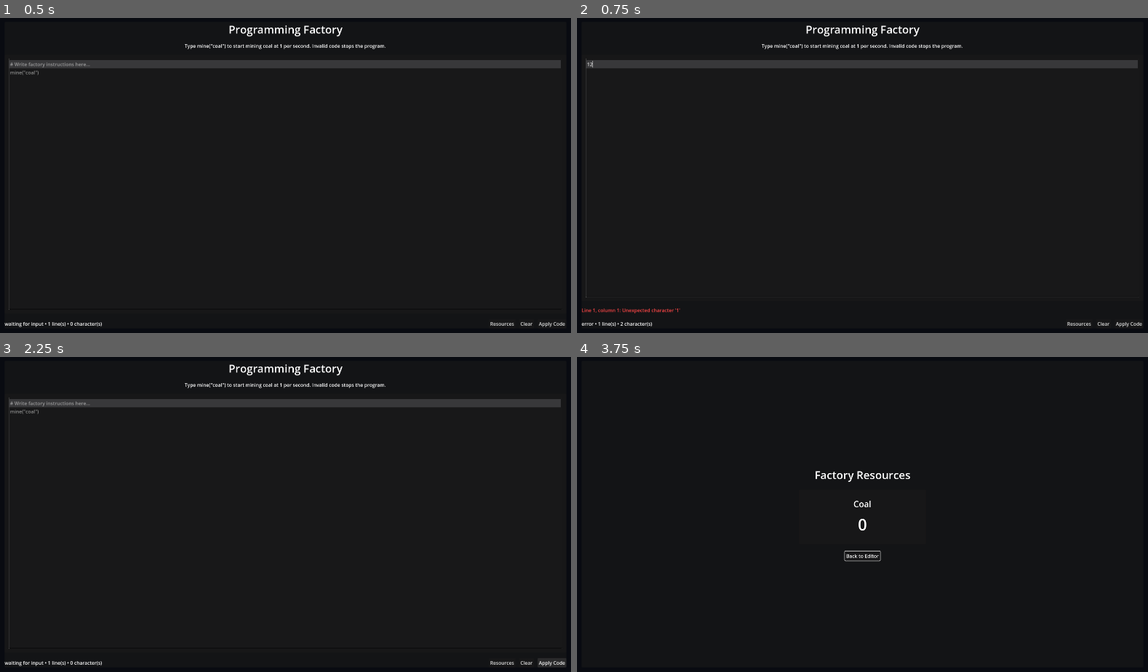
Above: before the commit, frames 1-4 (two rows, left to right).
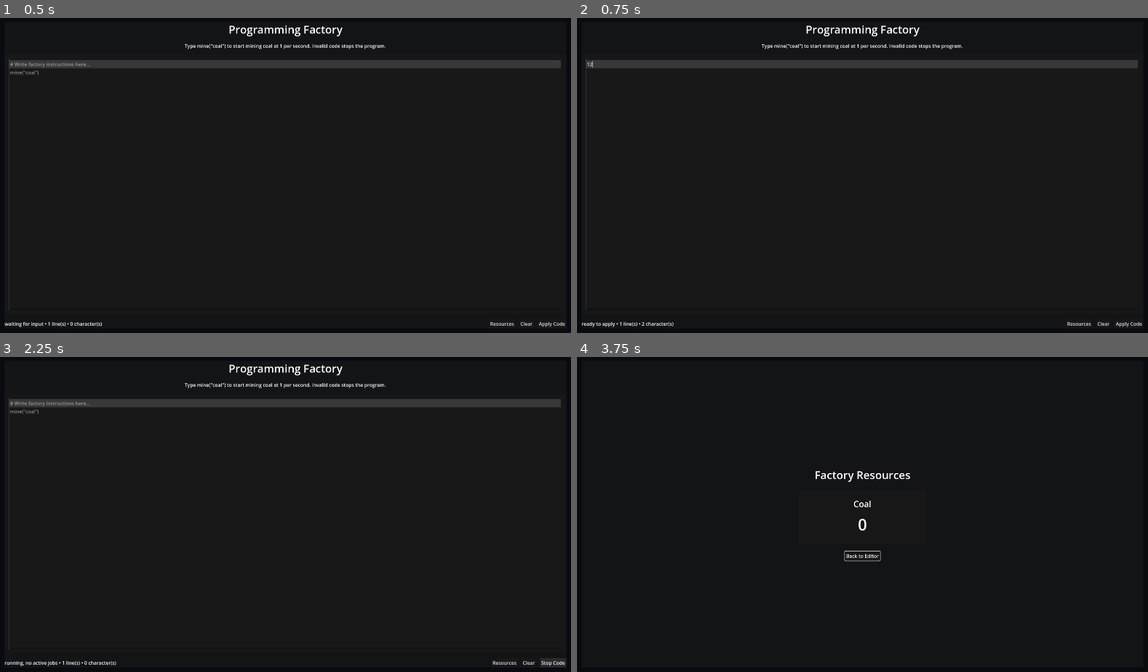
Above: after the commit, the same moments.

Repository: christiansteil/programming-factory
Game: Godot game, scene res://scenes/TypingScreen.tscn
Same seed, same stepped clock (60 frames per second), same inputs: the game is played once before the commit and once after it.
Inputs (mouse positions are in pixels of both pictures, inside the frame that each line leads up to):
- Up to frame 1 (0.5 s): no input
- Up to frame 2 (0.75 s): click (862, 184) at 0.52 s; type "12" at 0.6 s
- Up to frame 3 (2.25 s): click "Clear" at 1.25 s; click "Apply Code" at 2 s
- Up to frame 4 (3.75 s): click "Apply Code" (after the commit: "Stop Code") at 2.75 s; click "Resources" at 3.5 s

Frame 1 is identical in both runs. In frame 2, 0.3% of the frame differs, in the area x 0-19%, y 88-99%; in frame 3, 0.2%; in frame 4, nothing differs.

Commit message:
Toggle program execution from apply button

Diff:
--- a/scripts/GameState.gd
+++ b/scripts/GameState.gd
@@ -14,8 +14,10 @@
 		coal_changed.emit(coal)
 
 var current_source_code := ""
+var running_source_code := ""
 var active_jobs := {}
 var program_error := ""
+var is_program_running := false
 var _mine_tick_elapsed := 0.0
 
 var is_mining_coal: bool:
@@ -32,20 +34,32 @@
 		_mine_tick_elapsed -= 1.0
 		coal += 1
 
+func set_current_source_code(source_code: String) -> void:
+	current_source_code = source_code
+	if not is_program_running and program_error != "":
+		program_error = ""
+		program_changed.emit(false, program_error)
+
 func apply_program(source_code: String) -> void:
 	current_source_code = source_code
 
 	var parse_result := ProgramInterpreter.parse(source_code)
 	if not parse_result["is_valid"]:
-		active_jobs.clear()
+		_stop_active_jobs()
 		program_error = parse_result["error_message"]
-		_mine_tick_elapsed = 0.0
 		program_changed.emit(false, program_error)
 		return
 
+	running_source_code = source_code
 	active_jobs = _commands_to_active_jobs(parse_result["commands"])
 	program_error = ""
-	program_changed.emit(not active_jobs.is_empty(), program_error)
+	is_program_running = true
+	program_changed.emit(true, program_error)
+
+func stop_program() -> void:
+	_stop_active_jobs()
+	program_error = ""
+	program_changed.emit(false, program_error)
 
 func validate_program(source_code: String) -> Dictionary:
 	return ProgramInterpreter.parse(source_code)
@@ -58,3 +72,9 @@
 			next_active_jobs[MINE_COAL_JOB] = true
 
 	return next_active_jobs
+
+func _stop_active_jobs() -> void:
+	active_jobs.clear()
+	running_source_code = ""
+	is_program_running = false
+	_mine_tick_elapsed = 0.0
--- a/scripts/TypingScreen.gd
+++ b/scripts/TypingScreen.gd
@@ -15,11 +15,10 @@
 	clear_button.pressed.connect(_on_clear_pressed)
 	run_button.pressed.connect(_on_run_pressed)
 	code_editor.grab_focus()
-	GameState.apply_program(code_editor.text)
 	_update_status()
 
 func _on_code_changed() -> void:
-	GameState.apply_program(code_editor.text)
+	GameState.set_current_source_code(code_editor.text)
 	_update_status()
 
 func _on_program_changed(_is_running: bool, _error_message: String) -> void:
@@ -30,12 +29,15 @@
 
 func _on_clear_pressed() -> void:
 	code_editor.clear()
+	GameState.set_current_source_code(code_editor.text)
 	code_editor.grab_focus()
-	GameState.apply_program(code_editor.text)
 	_update_status()
 
 func _on_run_pressed() -> void:
-	GameState.apply_program(code_editor.text)
+	if GameState.is_program_running:
+		GameState.stop_program()
+	else:
+		GameState.apply_program(code_editor.text)
 	code_editor.grab_focus()
 	_update_status()
 
@@ -46,12 +48,17 @@
 	status_label.text = "%s • %d line(s) • %d character(s)" % [run_state, line_count, character_count]
 	error_label.text = GameState.program_error
 	error_label.visible = GameState.program_error != ""
+	run_button.text = "Stop Code" if GameState.is_program_running else "Apply Code"
 
 func _get_run_state() -> String:
 	if GameState.program_error != "":
 		return "error"
+	if GameState.is_program_running and GameState.current_source_code != GameState.running_source_code:
+		return "running applied code; edits pending"
 	if GameState.is_mining_coal:
 		return "mining coal (+1/sec)"
+	if GameState.is_program_running:
+		return "running, no active jobs"
 	if code_editor.text.strip_edges() == "":
 		return "waiting for input"
-	return "valid program, no active jobs"
+	return "ready to apply"
